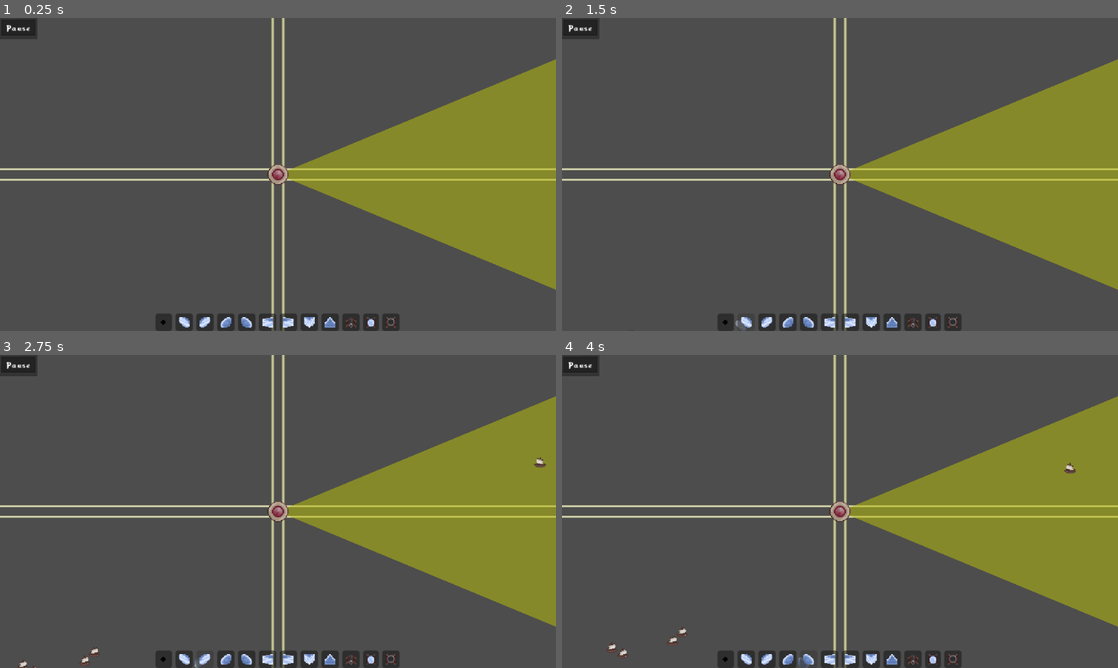
Above: before the commit, frames 1-4 (two rows, left to right).
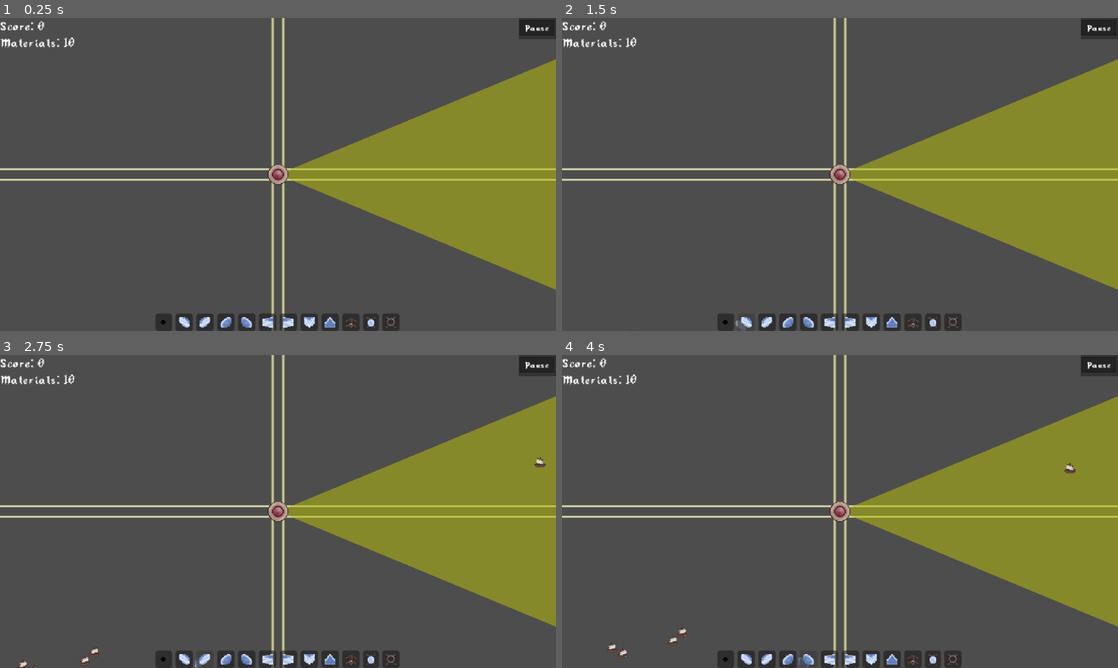
Above: after the commit, the same moments.

Repository: TrueHopolok/gj_solarnight
Game: Godot game, scene res://scenes/main_game_scene/main_game_scene.tscn
Two runs of this game, one before a commit and one after it. Both use one fixed random seed, a clock stepped at 60 frames per second and the inputs below. Sound files missing from this copy of the repository are replaced by a short silence.
Inputs (mouse positions are in pixels of both pictures, inside the frame that each line leads up to):
- Up to frame 1 (0.25 s): no input
- Up to frame 2 (1.5 s): click (723, 321) at 0.5 s; click (745, 321) at 1.27 s
- Up to frame 3 (2.75 s): click (205, 658) at 2.02 s
- Up to frame 4 (4 s): click (789, 658) at 2.77 s; click (806, 658) at 3.52 s

The runs differ from the first frame. In frame 1, 0.9% of the frame differs, in the area x 0-100%, y 0-10%; in frame 2, 0.9%; in frame 3, 0.9%; in frame 4, 0.9%.

Commit message:
feature: materials and score texts

Diff:
--- a/project.godot
+++ b/project.godot
@@ -123,6 +123,11 @@
 "events": [Object(InputEventKey,"resource_local_to_scene":false,"resource_name":"","device":-1,"window_id":0,"alt_press …(195 unchanged characters)…
 ]
 }
+debug_kys={
+"deadzone": 0.2,
+"events": [Object(InputEventKey,"resource_local_to_scene":false,"resource_name":"","device":-1,"window_id":0,"alt_pressed":false,"shift_pressed":false,"ctrl_pressed":false,"meta_pressed":false,"pressed":false,"keycode":0,"physical_keycode":92,"key_label":0,"unicode":0,"location":0,"echo":false,"script":null)
+]
+}
 
 [layer_names]
 
--- a/scenes/building/sun/sun.gd
+++ b/scenes/building/sun/sun.gd
@@ -11,6 +11,11 @@
 @onready var projector_shape: CollisionPolygon2D = %ProjectorShape
 
 var _dead: bool = false
+
+
+func _input(event: InputEvent) -> void:
+	if OS.is_debug_build() && event.is_action_pressed(&'debug_kys'):
+		damage(health)
 
 
 func _ready() -> void:
--- a/scenes/game_manager/game_manager.gd
+++ b/scenes/game_manager/game_manager.gd
@@ -175,6 +175,10 @@
 ########################
 ### PLAYER RESOURCES ###
 
+signal materials_not_enough
+signal materials_spent
+signal materials_added
+
 const MATERIALS_START: int = 10
 
 var _materials: int = MATERIALS_START
@@ -185,13 +189,20 @@
 
 
 func materials_buy(cost: int) -> bool:
-	if (cost < 0 && !_sun.is_dead()):
-		Persistence.current_score -= cost
+	if (cost == 0): return true
+	elif (cost < 0):
+		return materials_add(-cost)
 	elif (cost > _materials):
+		materials_not_enough.emit()
 		return false
 	_materials -= cost
+	materials_spent.emit()
 	return true
 
 
 func materials_add(addition: int) -> bool:
-	return materials_buy(-addition)
+	if (addition == 0): return true
+	elif (addition < 0):
+		return materials_buy(-addition)
+	materials_added.emit()
+	return true
--- a/scenes/main_game_scene/main_game_scene.tscn
+++ b/scenes/main_game_scene/main_game_scene.tscn
@@ -9,6 +9,9 @@
 [ext_resource type="PackedScene" uid="uid://dyy30mlffvxph" path="res://ui/pause_menu/pause_menu.tscn" id="8_7v0l4"]
 [ext_resource type="PackedScene" uid="uid://c4cbgi0tgwths" path="res://ui/premade_button/premade_button.tscn" id="9_b1vg4"]
 [ext_resource type="Script" uid="uid://qm0kcu3ig2tq" path="res://ui/pause_menu/button_to_pause.gd" id="9_do46k"]
+[ext_resource type="Script" uid="uid://clg3o7qogbi5h" path="res://scenes/main_game_scene/score_label.gd" id="10_2inbw"]
+[ext_resource type="Script" uid="uid://cgfptppkqywh2" path="res://scenes/main_game_scene/materials_label.gd" id="11_6hiqo"]
+[ext_resource type="AudioStream" uid="uid://cxq3ca5el6dja" path="res://audio/sfx/gameplay/sound_not_enough_materials.wav" id="12_dw0dr"]
 [ext_resource type="Texture2D" uid="uid://373jjfq7kqxb" path="res://assets/temperary/tileset.png" id="12_k87rj"]
 
 [sub_resource type="AtlasTexture" id="AtlasTexture_dw0dr"]
@@ -34,9 +37,9 @@
 
 [node name="PauseButton" parent="." unique_id=1413801646 instance=ExtResource("9_b1vg4")]
 process_mode = 3
-offset_left = -320.0
+offset_left = 277.0
 offset_top = -180.0
-offset_right = -277.0
+offset_right = 320.0
 offset_bottom = -156.0
 script = ExtResource("9_do46k")
 
@@ -62,6 +65,24 @@
 layout_mode = 2
 icon = SubResource("AtlasTexture_dw0dr")
 
+[node name="ScoreLabel" type="Label" parent="UI" unique_id=1800454882]
+offset_right = 40.0
+offset_bottom = 17.0
+text = "Score: %d"
+vertical_alignment = 1
+script = ExtResource("10_2inbw")
+
+[node name="MaterialsLabel" type="Label" parent="UI" unique_id=633829262]
+offset_top = 16.0
+offset_right = 93.0
+offset_bottom = 39.0
+text = "Materials: %d"
+vertical_alignment = 1
+script = ExtResource("11_6hiqo")
+
+[node name="NotEnoughSFX" type="AudioStreamPlayer" parent="UI/MaterialsLabel" unique_id=573316324]
+stream = ExtResource("12_dw0dr")
+
 [node name="PauseMenu" parent="." unique_id=1351550630 instance=ExtResource("8_7v0l4")]
 
 [editable path="PauseButton"]
--- /dev/null
+++ b/scenes/main_game_scene/materials_label.gd
@@ -0,0 +1,41 @@
+extends Label
+
+const PULSE_TIME: float = 0.2
+
+@onready var _gm: GameManager = GameManager.get_instance()
+var _tween: Tween
+
+
+func _ready() -> void:
+	_gm.materials_not_enough.connect(_pulse_not_enough)
+	_gm.materials_spent.connect(_pulse_spent)
+	_gm.materials_added.connect(_pulse_added)
+
+
+func _process(_delta: float) -> void:
+	text = "Materials: %d" % _gm.materials_get()
+
+
+func _pulse_added() -> void:
+	if _tween:
+		_tween.kill()
+	_tween = get_tree().create_tween()
+	_tween.tween_property(self, ^'modulate', Color(0, 1, 0), PULSE_TIME)
+	_tween.tween_property(self, ^'modulate', Color(1, 1, 1), PULSE_TIME)
+
+
+func _pulse_spent() -> void:
+	if _tween:
+		_tween.kill()
+	_tween = get_tree().create_tween()
+	_tween.tween_property(self, ^'modulate', Color(1, 0, 0), PULSE_TIME)
+	_tween.tween_property(self, ^'modulate', Color(1, 1, 1), PULSE_TIME)
+
+
+func _pulse_not_enough() -> void:
+	if _tween:
+		_tween.kill()
+	$NotEnoughSFX.play()
+	_tween = get_tree().create_tween()
+	_tween.tween_property(self, ^'modulate', Color(1, 0, 0), PULSE_TIME)
+	_tween.tween_property(self, ^'modulate', Color(1, 1, 1), PULSE_TIME)
--- /dev/null
+++ b/scenes/main_game_scene/score_label.gd
@@ -0,0 +1,5 @@
+extends Label
+
+
+func _process(_delta: float) -> void:
+	text = "Score: %d" % Persistence.current_score
Not shown: 1 places in scenes/building/sun/sun.tscn that only renumber resources
Not shown, added: scenes/main_game_scene/materials_label.gd.uid
Not shown, added: scenes/main_game_scene/score_label.gd.uid
